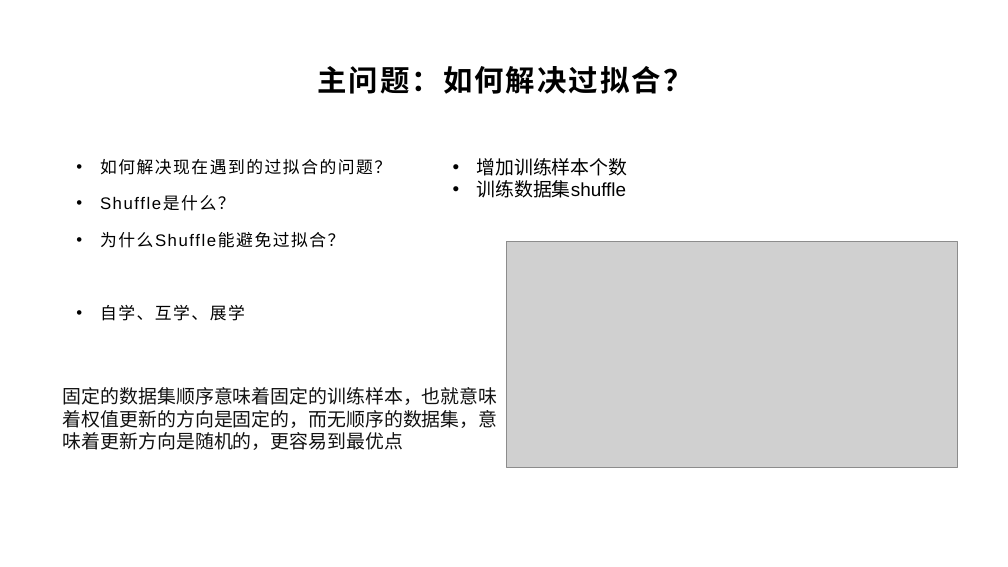
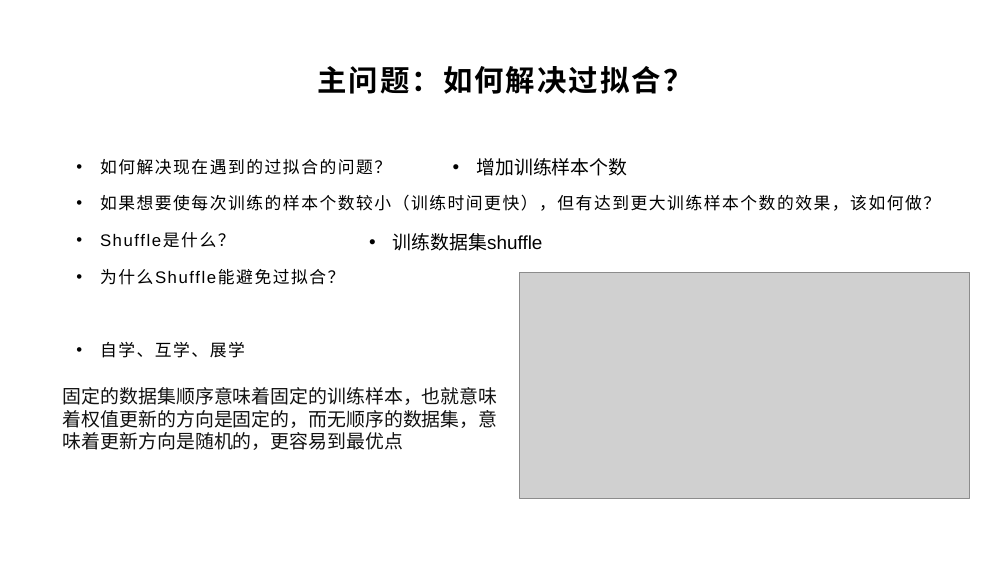
Before and after one commit to yyc-git/DeepLearningEdu, a slide deck: slide 28 of lessons/5_handwriting_by_linear_layer/ppt/用全连接层识别手写数字.pptx. Drawn at 1008x567 pixels with LibreOffice and Linux fonts; fonts in the diff are those of the drawing; grey boxes stand for pictures; background and template pictures are left out. Boxes give left, top, right and bottom in pixels: in the first picture for what was removed or moved away, otherwise in the second. Text is boxed around its words. In the diff, an @@ line names an element or a change of style, - is before the commit and + after.

```diff
--- a/lessons/5_handwriting_by_linear_layer/ppt/用全连接层识别手写数字.pptx
+++ b/lessons/5_handwriting_by_linear_layer/ppt/用全连接层识别手写数字.pptx
@@ text at <box>100,194,940,211</box>: paragraph added @@
+• 如果想要使每次训练的样本个数较小（训练时间更快），但有达到更大训练样本个数的效果，该如何做？
@@ text at <box>476,180,626,198</box>: paragraph removed @@
-• 训练数据集shuffle
@@ text added at <box>393,233,543,251</box>, 18 pt, text #000000 @@
+• 训练数据集shuffle
@@ picture: place and size @@
-picture at <box>507,241,957,467</box>
+picture at <box>520,272,970,498</box>
```
Also in this commit, not shown: 1 other slide changed.
